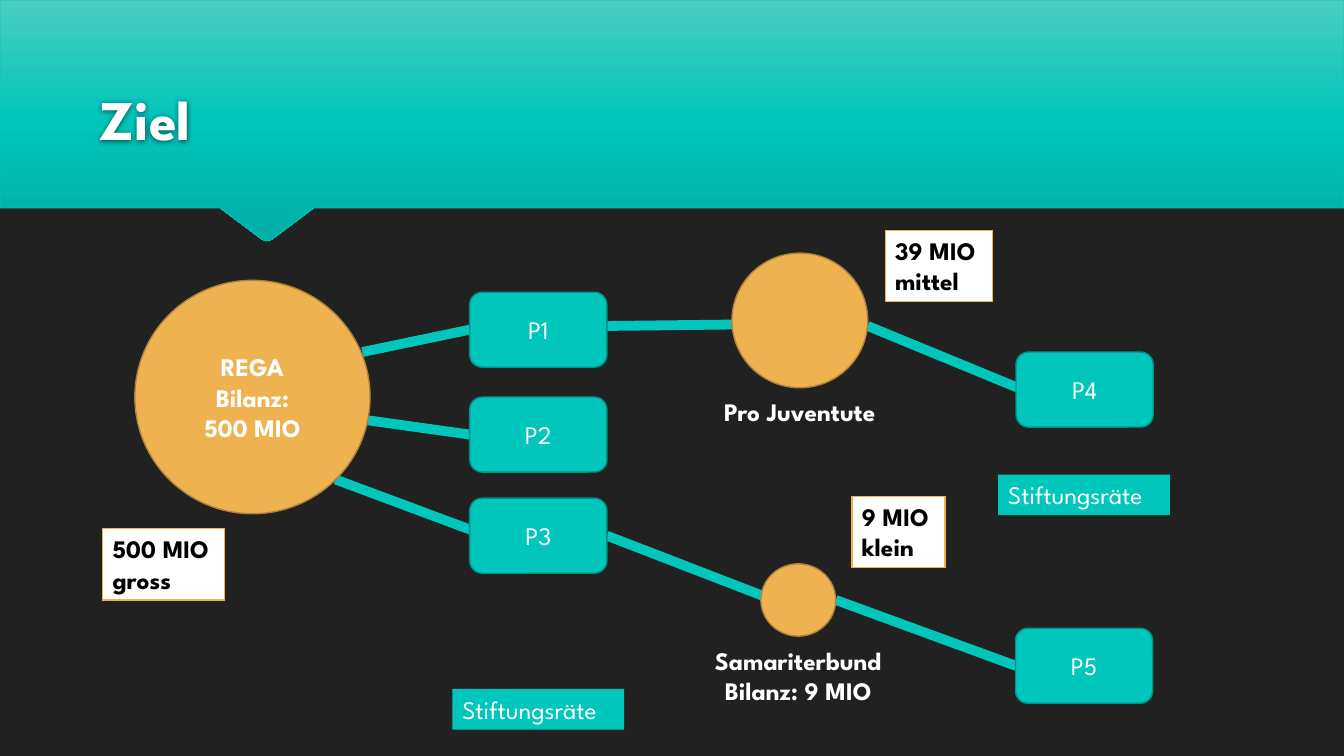
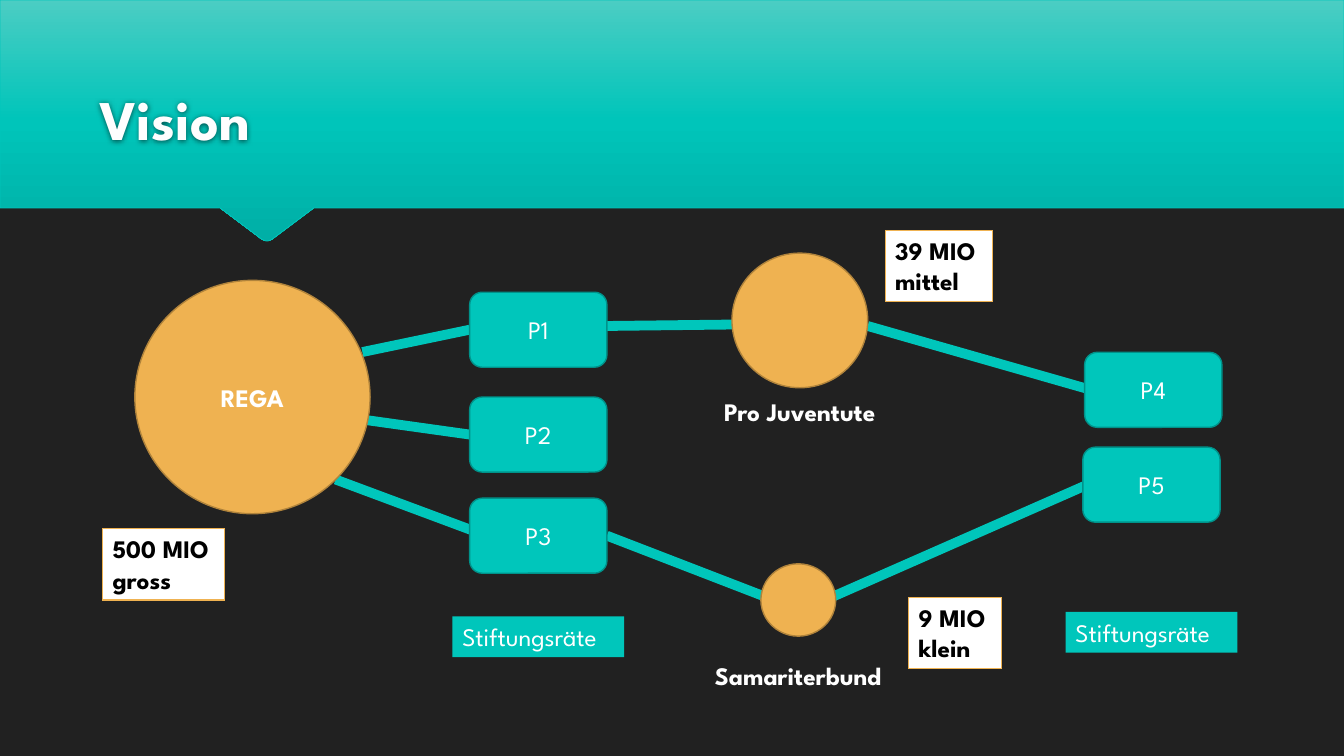
Before and after one commit to benwasd/baernhaeckt18, a slide deck: slide 3 of Foundation Tracker.pptx. Drawn at 1344x756 pixels with LibreOffice and Linux fonts; fonts in the diff are those of the drawing. Boxes give left, top, right and bottom in pixels: in the first picture for what was removed or moved away, otherwise in the second. Text is boxed around its words. In the diff, an @@ line names an element or a change of style, - is before the commit and + after.

Commit message:
updated presentation

```diff
--- a/Foundation Tracker.pptx
+++ b/Foundation Tracker.pptx
@@ title at <box>99,102,249,143</box>: text changed @@
-Ziel
+Vision
@@ line moved from (868, 326) - (1043, 398) to (868, 326) - (1100, 392) @@
@@ rounded rectangle "P4": place and size @@
-rounded rectangle "P4" at <box>1016,352,1153,426</box>
+rounded rectangle "P4" at <box>1085,352,1222,426</box>
@@ text in ellipse at <box>221,390,284,408</box>: text changed @@
-REGA
-Bilanz:
-500 MIO
+REGA
@@ rounded rectangle "P5": place and size @@
-rounded rectangle "P5" at <box>1015,628,1152,703</box>
+rounded rectangle "P5" at <box>1083,448,1220,522</box>
@@ line moved from (836, 600) - (1020, 667) to (819, 603) - (1104, 478) @@
@@ rectangle "9 MIO klein": place and size @@
-rectangle "9 MIO klein" at <box>852,497,945,569</box>
+rectangle "9 MIO klein" at <box>908,598,1001,669</box>
@@ rectangle "Stiftungsräte": place and size @@
-rectangle "Stiftungsräte" at <box>453,689,624,729</box>
+rectangle "Stiftungsräte" at <box>453,617,624,657</box>
@@ rectangle "Stiftungsräte": place and size @@
-rectangle "Stiftungsräte" at <box>998,475,1170,515</box>
+rectangle "Stiftungsräte" at <box>1066,612,1237,652</box>
@@ text in ellipse at <box>715,667,881,686</box>: text changed @@
-Samariterbund
-Bilanz: 9 MIO
+Samariterbund
```
Also in this commit, not shown: 5 other slides changed, 2 slides added.
